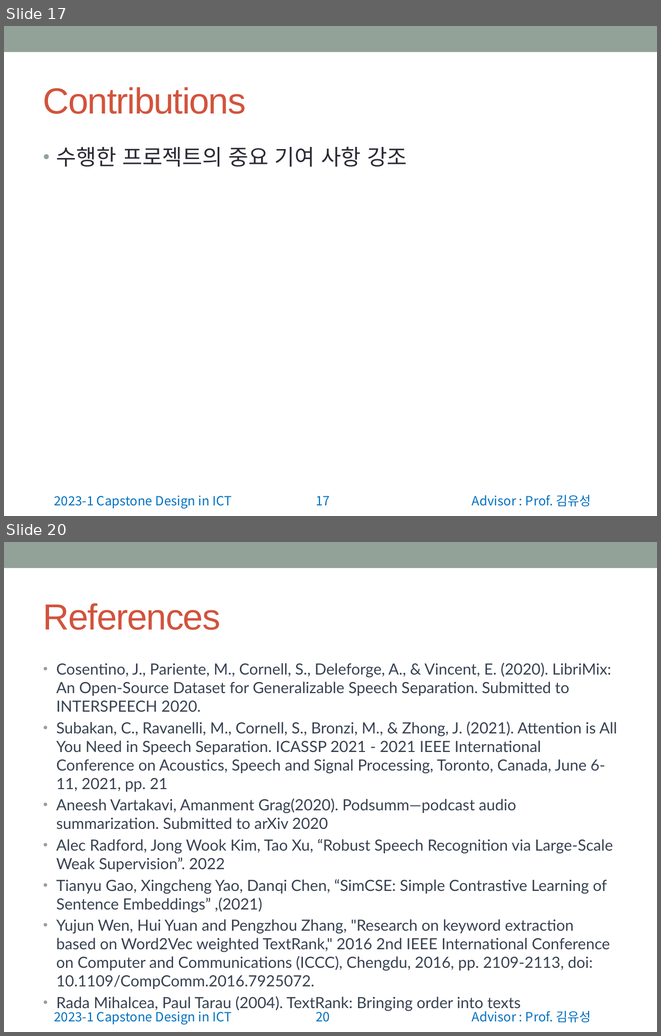
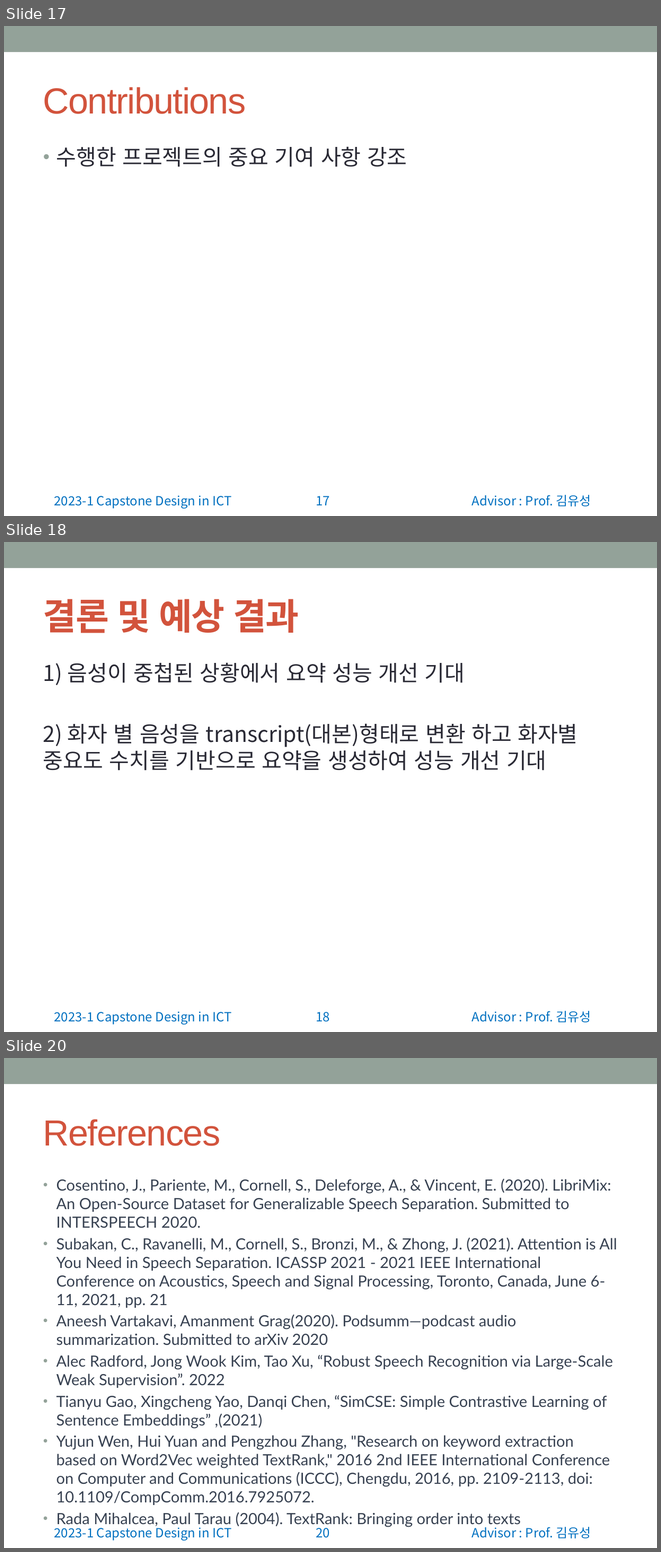
Before and after one commit to wonchul98/audio-to-summary, a slide deck: ppt/정보통신종합설계 중간발표 앞부분.pptx. Shown one above the other, each under a label of ours: slides 17 and 20 before the commit, slides 17, 18 and 20 after it; the slides between them are not shown. The pictures are 661x1036 and 661x1552 pixels, drawn with LibreOffice and Linux fonts; fonts in the diff are those of the drawing. Boxes give left, top, right and bottom in pixels: in the first picture for what was removed or moved away, otherwise in the second. Text is boxed around its words. In the diff, an @@ line names an element or a change of style, - is before the commit and + after.

```diff
--- a/ppt/정보통신종합설계 중간발표 앞부분.pptx
+++ b/ppt/정보통신종합설계 중간발표 앞부분.pptx
@@ slide 18 added at box(4, 542, 657, 1032), background #FFFFFF; not listed: 4 template elements that a slide beside it also shows @@
@@ title added at box(43, 599, 299, 633), 40 pt, text #D2533C, bold @@
+결론 및 예상 결과
@@ text added at box(43, 662, 577, 770), 24 pt, text #292934 @@
+1) 음성이 중첩된 상황에서 요약 성능 개선 기대
+2) 화자 별 음성을 transcript(대본)형태로 변환 하고 화자별 중요도 수치를 기반으로 요약을 생성하여 성능 개선 기대
```
Also in this commit, not shown: 1 slide changed, 1 other slide added, 2 slides removed.
